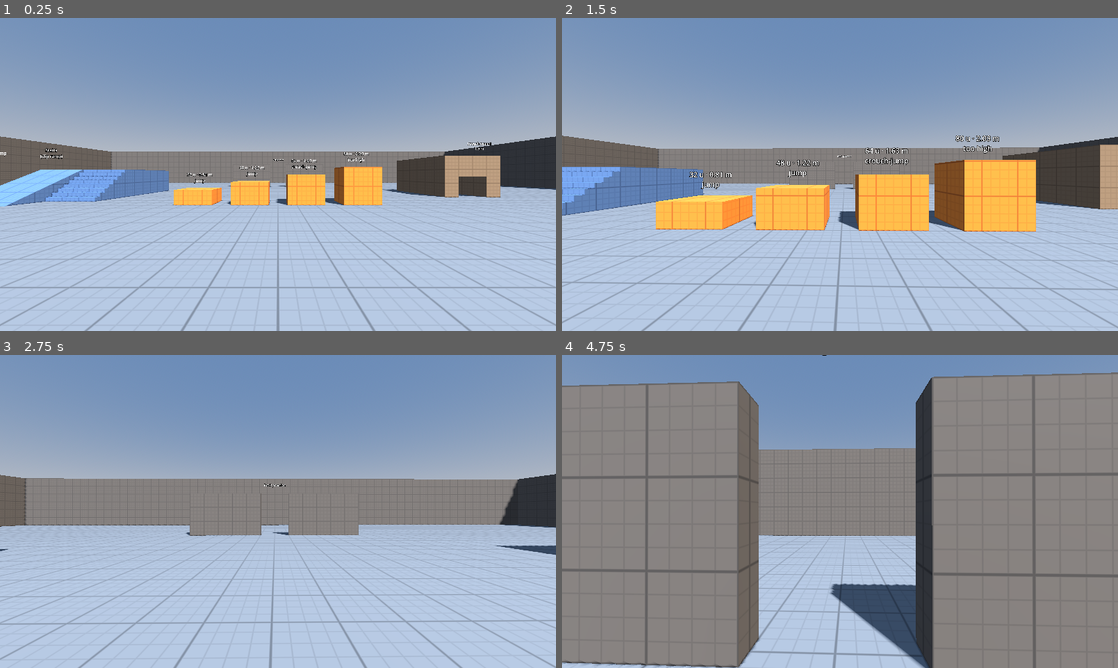
Above: before the commit, frames 1-4 (two rows, left to right).
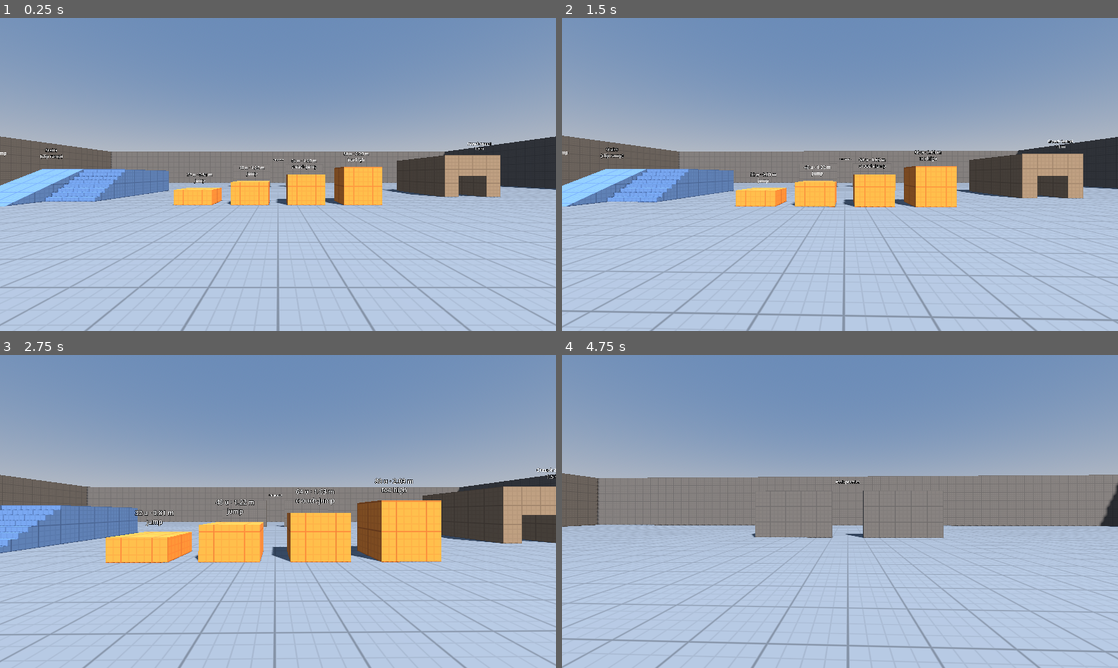
Above: after the commit, the same moments.

Repository: Jankozeluh/Chiip
Game: Godot game, scene res://maps/test_map.tscn
Same seed, same stepped clock (60 frames per second), same inputs: the game is played once before the commit and once after it.
Inputs (mouse positions are in pixels of both pictures, inside the frame that each line leads up to):
- Up to frame 1 (0.25 s): no input
- Up to frame 2 (1.5 s): tap Enter at 0.5 s; move the mouse to (867, 174) at 0.52 s; hold Ctrl (crouch) 0.53-1.28 s; hold W (move_forward) from 0.53 s (still down); tap Space (jump) at 0.77, 1.07 s; tap Shift (walk) at 0.8, 1.35 s; move the mouse to (812, 174) at 1.27 s
- Up to frame 3 (2.75 s): keep holding W (move_forward); tap Space (jump) at 1.52, 1.55, 1.82 s; move the mouse to (289, 505) at 2.02 s; hold Space (jump) from 2.03 s (still down); tap Ctrl (crouch) at 2.3 s
- Up to frame 4 (4.75 s): keep holding W (move_forward); move the mouse to (834, 517) at 2.77 s; release Space (jump) at 2.78 s; tap Ctrl (crouch) at 2.85, 4.35 s; tap Space (jump) at 3.02, 3.32, 3.77, 3.8, 4.07, 4.52 s; tap Shift (walk) at 3.05 s; move the mouse to (878, 514) at 3.52 s; hold Shift (walk) 3.53-4.28 s; move the mouse to (795, 508) at 4.27 s

The runs differ from the first frame. In frame 1, 0.1% of the frame differs, in the area x 2-94%, y 39-60%; in frame 2, 20%; in frame 3, 21%; in frame 4, 63%, in the area x 0-100%, y 0-100%.

Commit message:
M1: Add walking, crouching, jumping and air strafing
Walk and crouch speed factors, two collision capsules with CS-style
in-air crouch (crouch-jump), press-only jumping with Source's bunny-hop
cap and exact jump height, Source air acceleration (D-017).

Co-Authored-By: Claude Opus 5.5 <noreply@anthropic.com>

Diff:
--- a/player/player.gd
+++ b/player/player.gd
@@ -4,7 +4,8 @@
 ##
 ## Movement follows the Quake/Source engine model that CS is built on:
 ## friction slows you down on the ground, acceleration pushes you toward the
-## direction you hold, and top speed depends on what you're doing.
+## direction you hold, and in the air you only get a little control, which is
+## what makes air strafing possible.
 ##
 ## Distances are in metres and speeds in metres per second. CS values are
 ## converted with [constant UNITS_TO_METRES]. See docs/GAME_DESIGN.md, section 4.1.
@@ -25,6 +26,10 @@
 @export_group("Speed")
 ## Top running speed. CS: 250 units/s with the knife out.
 @export var max_speed: float = 250.0 * UNITS_TO_METRES
+## Walking (Shift) speed as a fraction of max_speed. CS: 0.52.
+@export var walk_speed_factor: float = 0.52
+## Crouching speed as a fraction of max_speed. CS: 0.34.
+@export var crouch_speed_factor: float = 0.34
 
 @export_group("Ground")
 ## How quickly you speed up on the ground. CS:GO: sv_accelerate 5.5.
@@ -35,22 +40,56 @@
 ## to a full stop quickly. CS: sv_stopspeed 80 units/s.
 @export var stop_speed: float = 80.0 * UNITS_TO_METRES
 
-@export_group("Camera")
+@export_group("Air")
+## How much control you have in the air. CS:GO: sv_airaccelerate 12.
+@export var air_acceleration: float = 12.0
+## The most speed you can add in any one direction while in the air. It's low,
+## which is why you can't run in the air but can air strafe. Source: 30 units/s.
+@export var air_speed_cap: float = 30.0 * UNITS_TO_METRES
+
+@export_group("Jump")
+## How high your feet rise in a standing jump. CS: about 57 units.
+@export var jump_height: float = 57.0 * UNITS_TO_METRES
+## Jumping caps your horizontal speed at this multiple of max_speed, so bunny
+## hopping can't build up speed. Source engine: 1.2.
+@export var bunny_hop_cap: float = 1.2
+
+@export_group("Crouch")
 ## Standing eye height above the feet. CS: 64 units.
 @export var stand_eye_height: float = 64.0 * UNITS_TO_METRES
+## Crouched eye height above the feet. CS: 46 units.
+@export var crouch_eye_height: float = 46.0 * UNITS_TO_METRES
+## Seconds for the view to move between standing and crouched height.
+@export var crouch_transition_time: float = 0.15
+
+## True while crouched (the smaller collision capsule is active). Read-only for other scripts.
+var is_crouching: bool = false
 
 ## Horizontal look angle (left/right) in radians.
 var _yaw: float = 0.0
 ## Vertical look angle (up/down) in radians.
 var _pitch: float = 0.0
+## Set when jump is pressed and used up by the next physics tick.
+var _jump_queued: bool = false
+## Current eye height above the feet. Moves smoothly toward the standing or crouched height.
+var _eye_height: float = 0.0
+## How much taller the standing capsule is than the crouching one (CS: 18 units).
+var _hull_height_difference: float = 0.0
 
 @onready var _head: Node3D = $Head
 @onready var _camera: Camera3D = $Head/Camera3D
+@onready var _standing_collision: CollisionShape3D = $StandingCollision
+@onready var _crouching_collision: CollisionShape3D = $CrouchingCollision
 
 
 func _ready() -> void:
 	_yaw = rotation.y
-	_head.position.y = stand_eye_height
+	_eye_height = stand_eye_height
+	_head.position.y = _eye_height
+	var standing_shape := _standing_collision.shape as CapsuleShape3D
+	var crouching_shape := _crouching_collision.shape as CapsuleShape3D
+	_hull_height_difference = standing_shape.height - crouching_shape.height
+	_set_crouch_hull(false)
 	# The camera is placed by code every rendered frame (see _process) instead
 	# of following its parent, so mouse look has no physics-tick delay.
 	_camera.top_level = true
@@ -61,6 +100,10 @@
 func _unhandled_input(event: InputEvent) -> void:
 	if event is InputEventMouseMotion and Input.mouse_mode == Input.MOUSE_MODE_CAPTURED:
 		_look((event as InputEventMouseMotion).screen_relative)
+	elif event.is_action_pressed("jump"):
+		# Remember the press; the next physics tick decides whether you jump.
+		# This also catches mouse-wheel jumps, which press and release instantly.
+		_jump_queued = true
 	elif event.is_action_pressed("toggle_mouse"):
 		if Input.mouse_mode == Input.MOUSE_MODE_CAPTURED:
 			Input.mouse_mode = Input.MOUSE_MODE_VISIBLE
@@ -74,14 +117,32 @@
 	# Face where the mouse points, so "forward" is where you look.
 	rotation.y = _yaw
 
+	var on_ground := is_on_floor()
+	var wants_jump := _jump_queued
+	_jump_queued = false
+	# As in CS, you jump only on the tick you press jump while on the ground.
+	# Holding jump doesn't jump again when you land.
+	if on_ground and wants_jump:
+		_jump()
+		on_ground = false
+
+	_update_crouch(on_ground, delta)
+
 	var wish_direction := _get_wish_direction()
-	if is_on_floor():
+	var wish_speed := _get_wish_speed()
+	if on_ground:
 		velocity.y = 0.0
 		_apply_friction(delta)
-		_accelerate(wish_direction, max_speed, ground_acceleration, delta)
+		_accelerate(wish_direction, wish_speed, ground_acceleration, delta)
+		move_and_slide()
 	else:
-		velocity += get_gravity() * delta
-	move_and_slide()
+		_air_accelerate(wish_direction, wish_speed, delta)
+		# Half the gravity before moving and half after (as the Source engine
+		# does) makes the jump height exact at any tick rate.
+		var half_gravity := get_gravity() * delta * 0.5
+		velocity += half_gravity
+		move_and_slide()
+		velocity += half_gravity
 
 
 func _process(_delta: float) -> void:
@@ -104,6 +165,15 @@
 func _get_wish_direction() -> Vector3:
 	var input := Input.get_vector("move_left", "move_right", "move_forward", "move_back")
 	return (transform.basis * Vector3(input.x, 0.0, input.y)).normalized()
+
+
+## Returns the top speed for the current stance: crouching, walking or running.
+func _get_wish_speed() -> float:
+	if is_crouching:
+		return max_speed * crouch_speed_factor
+	if Input.is_action_pressed("walk"):
+		return max_speed * walk_speed_factor
+	return max_speed
 
 
 ## Slows you down on the ground (Quake/Source friction).
@@ -130,3 +200,72 @@
 		return
 	var accel_speed := minf(acceleration * wish_speed * delta, add_speed)
 	velocity += wish_direction * accel_speed
+
+
+## Air control (Source's AirAccelerate). Like _accelerate, but you can only
+## build up air_speed_cap in the direction you hold. Turning your view while
+## holding a strafe key keeps that small push pointing sideways, so you can
+## curve and even gain speed: air strafing.
+func _air_accelerate(wish_direction: Vector3, wish_speed: float, delta: float) -> void:
+	var capped_wish_speed := minf(wish_speed, air_speed_cap)
+	var current_speed := velocity.dot(wish_direction)
+	var add_speed := capped_wish_speed - current_speed
+	if add_speed <= 0.0:
+		return
+	var accel_speed := minf(air_acceleration * wish_speed * delta, add_speed)
+	velocity += wish_direction * accel_speed
+
+
+## Launches you upward and caps horizontal speed (CS's bunny hop limit).
+func _jump() -> void:
+	var horizontal := Vector3(velocity.x, 0.0, velocity.z)
+	var speed_cap := max_speed * bunny_hop_cap
+	if horizontal.length() > speed_cap:
+		horizontal = horizontal.normalized() * speed_cap
+	# The upward speed needed to rise exactly jump_height: v = √(2 · g · h).
+	velocity = horizontal + Vector3.UP * sqrt(2.0 * get_gravity().length() * jump_height)
+
+
+## Crouches or stands up to match the crouch key, and moves the view smoothly.
+func _update_crouch(on_ground: bool, delta: float) -> void:
+	var wants_crouch := Input.is_action_pressed("crouch")
+	if wants_crouch and not is_crouching:
+		_crouch(on_ground)
+	elif not wants_crouch and is_crouching:
+		_try_stand_up(on_ground)
+
+	var target_eye_height := crouch_eye_height if is_crouching else stand_eye_height
+	var eye_speed := (stand_eye_height - crouch_eye_height) / crouch_transition_time
+	_eye_height = move_toward(_eye_height, target_eye_height, eye_speed * delta)
+	_head.position.y = _eye_height
+
+
+func _crouch(on_ground: bool) -> void:
+	is_crouching = true
+	_set_crouch_hull(true)
+	if not on_ground:
+		# In the air, crouching pulls your legs up instead of lowering your
+		# head (CS's crouch-jump): lift the body so the head stays in place.
+		global_position.y += _hull_height_difference
+		_eye_height -= _hull_height_difference
+
+
+func _try_stand_up(on_ground: bool) -> void:
+	if on_ground:
+		# Standing up raises your head, so there must be room above.
+		if test_move(global_transform, Vector3.UP * _hull_height_difference):
+			return
+	else:
+		# In the air your legs come back down, so there must be room below.
+		if test_move(global_transform, Vector3.DOWN * _hull_height_difference):
+			return
+		global_position.y -= _hull_height_difference
+		_eye_height += _hull_height_difference
+	is_crouching = false
+	_set_crouch_hull(false)
+
+
+## Switches between the standing and the crouching collision capsule.
+func _set_crouch_hull(crouched: bool) -> void:
+	_standing_collision.disabled = crouched
+	_crouching_collision.disabled = not crouched
--- a/player/player.tscn
+++ b/player/player.tscn
@@ -6,6 +6,10 @@
 radius = 0.4
 height = 1.8288
 
+[sub_resource type="CapsuleShape3D" id="crouching_shape"]
+radius = 0.4
+height = 1.3716
+
 [node name="Player" type="CharacterBody3D"]
 script = ExtResource("player_script")
 
@@ -13,6 +17,11 @@
 position = Vector3(0, 0.9144, 0)
 shape = SubResource("standing_shape")
 
+[node name="CrouchingCollision" type="CollisionShape3D" parent="."]
+position = Vector3(0, 0.6858, 0)
+shape = SubResource("crouching_shape")
+disabled = true
+
 [node name="Head" type="Node3D" parent="."]
 position = Vector3(0, 1.6256, 0)
 
Not shown, changed: docs/ARCHITECTURE.md
Not shown, changed: docs/DECISIONS.md
Not shown, changed: docs/DEVLOG.md
Not shown, changed: docs/GAME_DESIGN.md
Not shown, changed: docs/LEARNING.md
Not shown, changed: docs/PLAN.md
